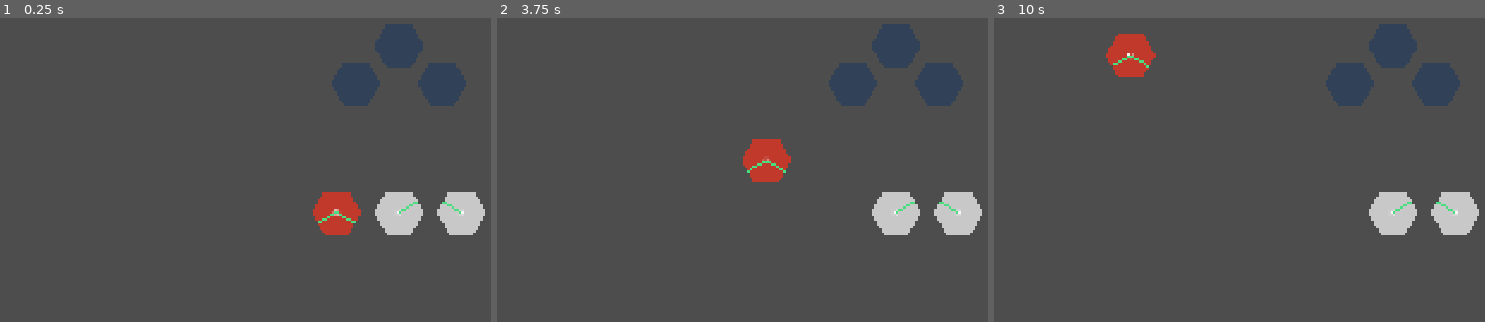
Above: before the commit, frames 1-3 (left to right).
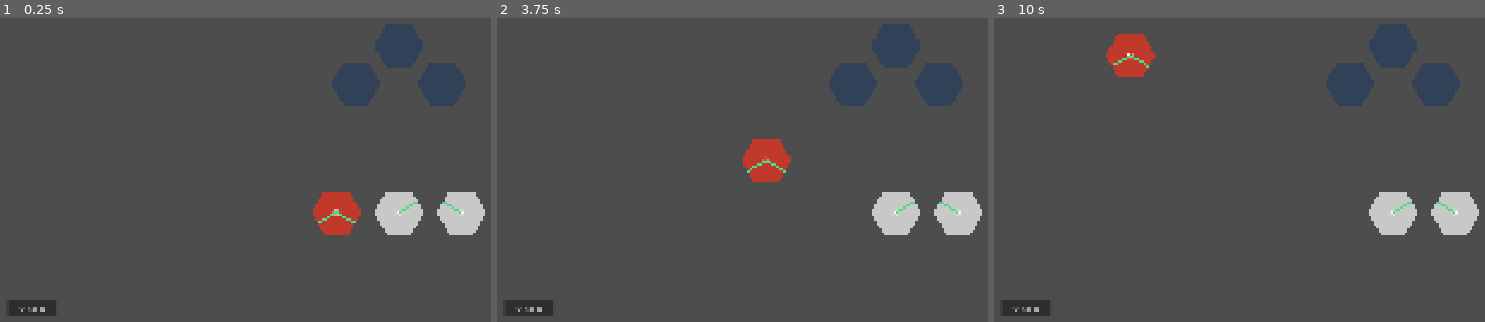
Above: after the commit, the same moments.

Repository: CobaltHorrific/festival_nauke
Game: Godot game, scene res://scenes/Main.tscn
Same seed, same stepped clock (60 frames per second), same inputs: the game is played once before the commit and once after it.
Inputs (mouse positions are in pixels of both pictures, inside the frame that each line leads up to):
- Up to frame 1 (0.25 s): no input
- Up to frame 2 (3.75 s): click (531, 309) at 0.5 s, where only the run after the commit has a clickable "↺ Reset"; move the mouse to (outside the picture) at 1.27 s; click (outside the picture) at 1.42 s; drag from (737, 148) to (835, 212) at 2.02 s; move the mouse to (978, 27) at 2.77 s; click (978, 27) at 2.92 s; drag from (855, 215) to (654, 57) at 3.52 s
- Up to frame 3 (10 s): move the mouse to (outside the picture) at 4.27 s; click (outside the picture) at 4.42 s; drag from (1151, 57) to (1332, 212) at 5.02 s; move the mouse to (1430, 124) at 5.77 s; click (1430, 124) at 5.92 s; drag from (outside the picture) to (1234, 148) at 6.52 s; move the mouse to (outside the picture) at 7.27 s; click (outside the picture) at 7.42 s; drag from (1234, 148) to (1391, 212) at 8.02 s; move the mouse to (1475, 27) at 8.77 s; click (1475, 27) at 8.92 s; drag from (1352, 215) to (1151, 57) at 9.52 s

The runs differ from the first frame. In frame 1, 0.5% of the frame differs, in the area x 1-12%, y 92-99%; in frame 2, 0.5%; in frame 3, 0.5%.

Commit message:
feat: reset button working

Diff:
--- a/festival-nauke/scenes/UI.tscn
+++ b/festival-nauke/scenes/UI.tscn
@@ -71,3 +71,14 @@
 grow_horizontal = 2
 grow_vertical = 2
 text = "Sledeci nivo →"
+
+[node name="ResetButton" type="Button" parent="." unique_id=168284788]
+anchors_preset = 2
+anchor_top = 1.0
+anchor_bottom = 1.0
+offset_left = 20.0
+offset_top = -1150.0
+offset_right = 89.0
+offset_bottom = -1119.0
+grow_vertical = 0
+text = "↺ Reset"
--- a/festival-nauke/scripts/Main.gd
+++ b/festival-nauke/scripts/Main.gd
@@ -19,6 +19,7 @@
 
 func _ready() -> void:
 	ui.next_level_pressed.connect(_on_next_level)
+	ui.reset_pressed.connect(_on_reset)
 	_load_level(current_level_index)
 
 func _load_level(index: int) -> void:
@@ -154,3 +155,6 @@
 			best_dot = dot
 			best_idx = i
 	return best_idx
+
+func _on_reset() -> void:
+	_load_level(current_level_index)
--- a/festival-nauke/scripts/UI.gd
+++ b/festival-nauke/scripts/UI.gd
@@ -4,15 +4,22 @@
 @onready var molecule_label = $WinScreen/MoleculeLabel
 @onready var hint_label = $WinScreen/HintLabel
 @onready var next_button = $WinScreen/NextButton
+@onready var reset_button = $ResetButton
 
 signal next_level_pressed
+signal reset_pressed
 
 func _ready() -> void:
 	win_screen.visible = false
 	next_button.pressed.connect(_on_next_pressed)
+	reset_button.pressed.connect(_on_reset_pressed)
+
+	# Postavi reset dugme u donji levi ugao kroz kod
+	var vp := get_viewport().get_visible_rect().size
+	reset_button.position = Vector2(20, vp.y - 120)
+	reset_button.size = Vector2(120, 40)
 
 func show_win(molecule: String, hint: String) -> void:
-	# Postavi velicinu na ceo ekran direktno kroz kod
 	var vp := get_viewport().get_visible_rect().size
 	win_screen.position = Vector2.ZERO
 	win_screen.size = vp
@@ -22,9 +29,14 @@
 	molecule_label.text = molecule
 	hint_label.text = hint
 	win_screen.visible = true
+	reset_button.visible = false
 
 func hide_win() -> void:
 	win_screen.visible = false
+	reset_button.visible = true
 
 func _on_next_pressed() -> void:
 	emit_signal("next_level_pressed")
+
+func _on_reset_pressed() -> void:
+	emit_signal("reset_pressed")
